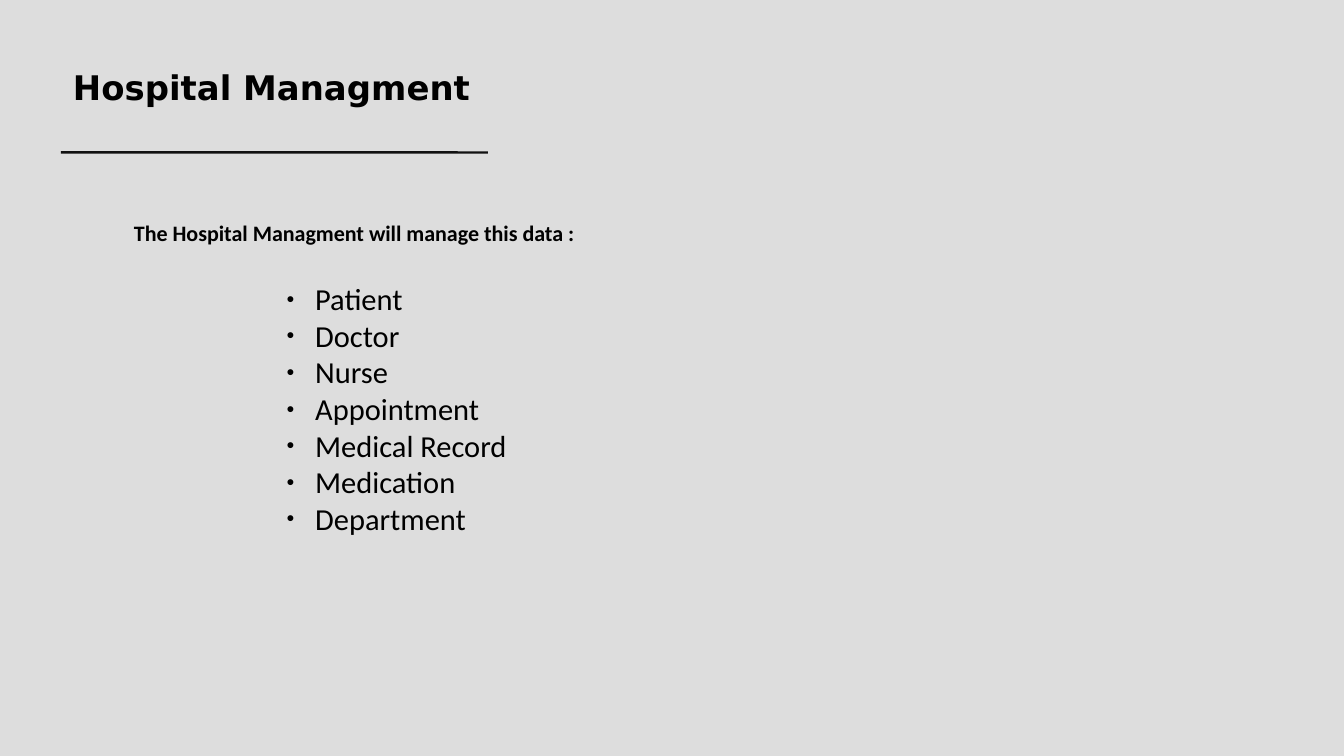
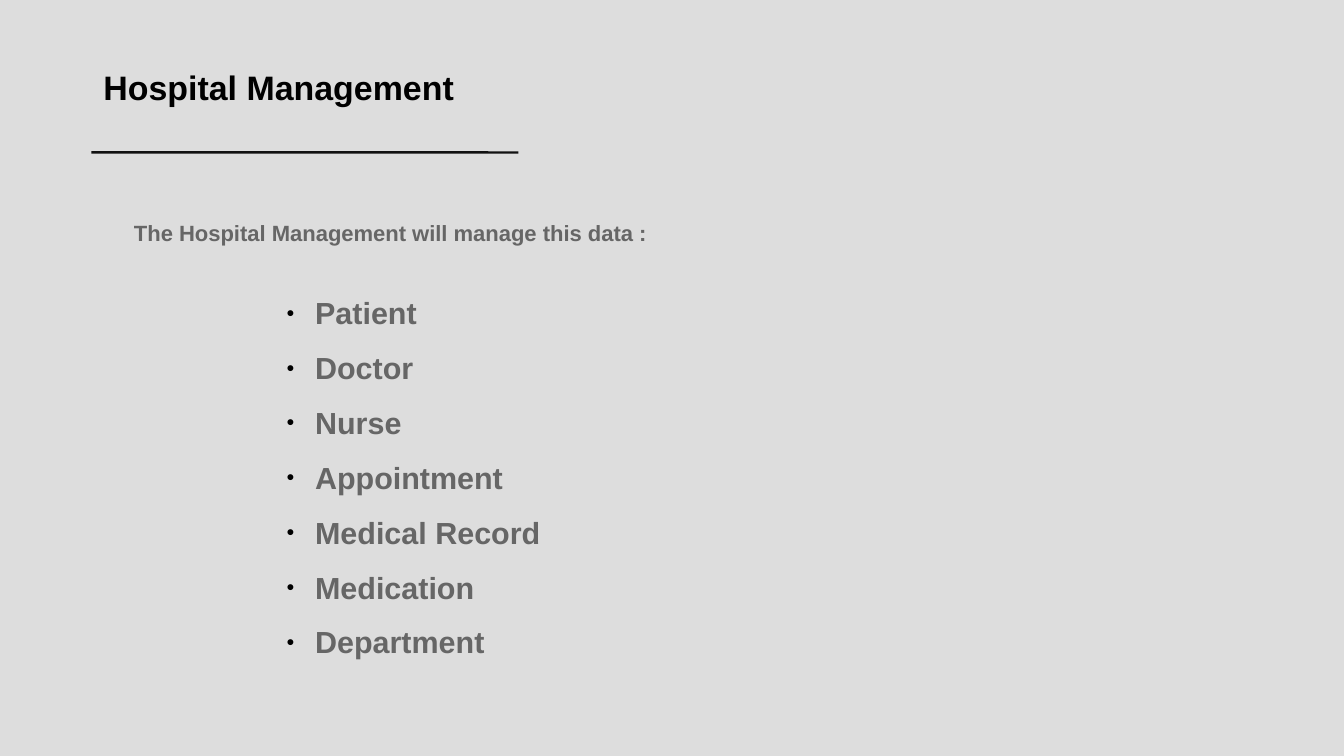
Before and after one commit to enzo-jehl/hospital, a slide deck: slide 2 of project-presentation.odp. Drawn at 1344x756 pixels with LibreOffice and Linux fonts; fonts in the diff are those of the drawing. Boxes give left, top, right and bottom in pixels: in the first picture for what was removed or moved away, otherwise in the second. Text is boxed around its words. In the diff, an @@ line names an element or a change of style, - is before the commit and + after.

```diff
--- a/project-presentation.odp
+++ b/project-presentation.odp
@@ text at [103, 75, 454, 107]: text changed; font DejaVu Sans to Arial @@
-Hospital Managment
+Hospital Management
@@ line moved from (61, 152) - (488, 152) to (91, 152) - (518, 152) @@
@@ text at [134, 225, 633, 246]: text changed; font Calibri to Arial; text colour #000000 to #666666 @@
-The Hospital Managment will manage this data :
+The Hospital Management will manage this data :
@@ text "Patient" at [315, 302, 540, 659]: font Calibri to Arial, text colour #000000 to #666666, bold on; line spacing 1 to 1.5 @@
```
Also in this commit, not shown: 1 other slide changed, 1 slide added, 1 slide removed, 2 other files.
